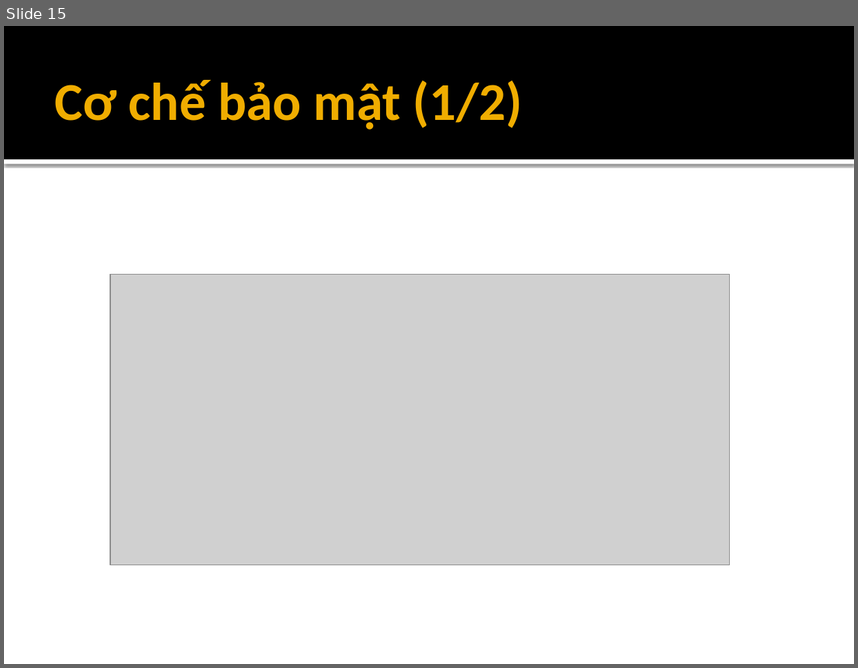
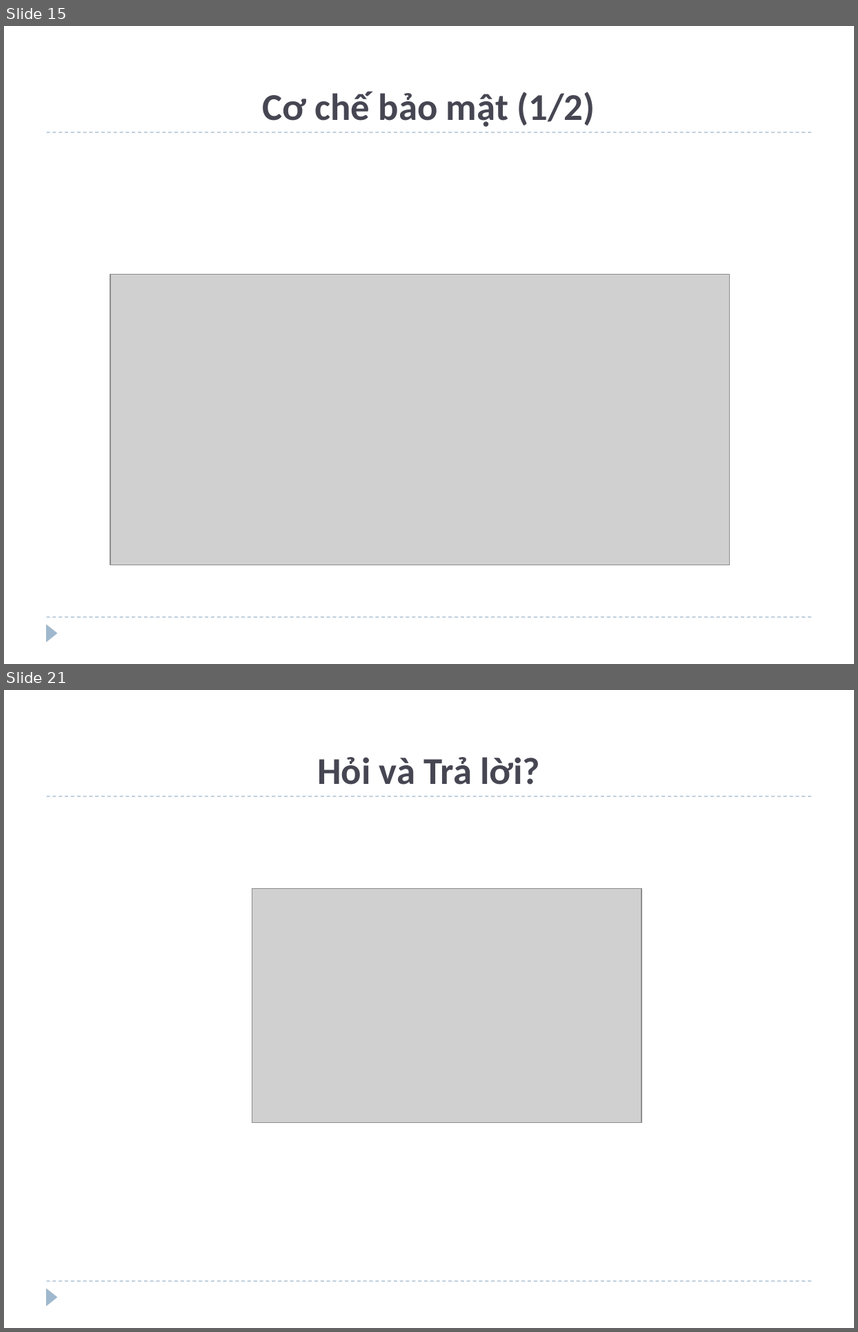
Before and after one commit to andungtra/he-thong-quan-ly-tuong-tac, a slide deck: Report/ppt/Presentation.pptx. Shown one above the other, each under a label of ours: slide 15 before the commit, slides 15 and 21 after it; the slides between them are not shown. The pictures are 858x668 and 858x1332 pixels, drawn with LibreOffice and Linux fonts; fonts in the diff are those of the drawing; grey boxes stand for pictures; background and template pictures are left out. Boxes give left, top, right and bottom in pixels: in the first picture for what was removed or moved away, otherwise in the second. Text is boxed around its words. In the diff, an @@ line names an element or a change of style, - is before the commit and + after.

```diff
--- a/Report/ppt/Presentation.pptx
+++ b/Report/ppt/Presentation.pptx
@@ slide 21 added at bbox=[4, 690, 854, 1328], background #FFFFFF; not listed: 3 template elements that a slide beside it also shows @@
@@ title added at bbox=[317, 757, 541, 785], 32 pt, text #464653, bold @@
+Hỏi và Trả lời?
@@ picture added at bbox=[252, 888, 642, 1122] @@
@@ slide 15 changed as well @@
@@ rectangle removed at bbox=[4, 26, 854, 159] @@
@@ title "Cơ chế bảo mật (1/2)" at bbox=[263, 91, 595, 127]: size 45 to 32 pt, text colour #F0AD00 to #464653; alignment left to centre; vertical alignment middle to bottom @@
@@ line added from (47, 132) to (811, 132), #9FB8CD 0.75 pt dashed @@
@@ rectangle removed at bbox=[4, 159, 854, 164] @@
@@ line added from (47, 617) to (811, 617), #9FB8CD 0.75 pt dashed @@
@@ triangle added at bbox=[47, 624, 58, 641], fill #9FB8CD @@
```
Also in this commit, not shown: 19 other slides changed, 1 other slide added, 2 slides removed.
